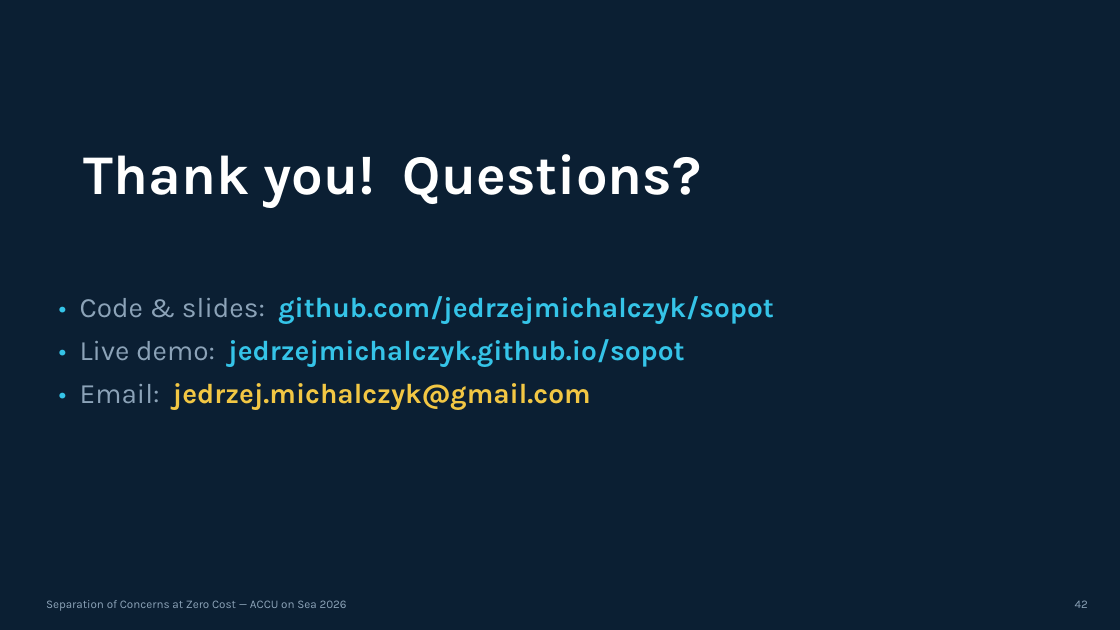
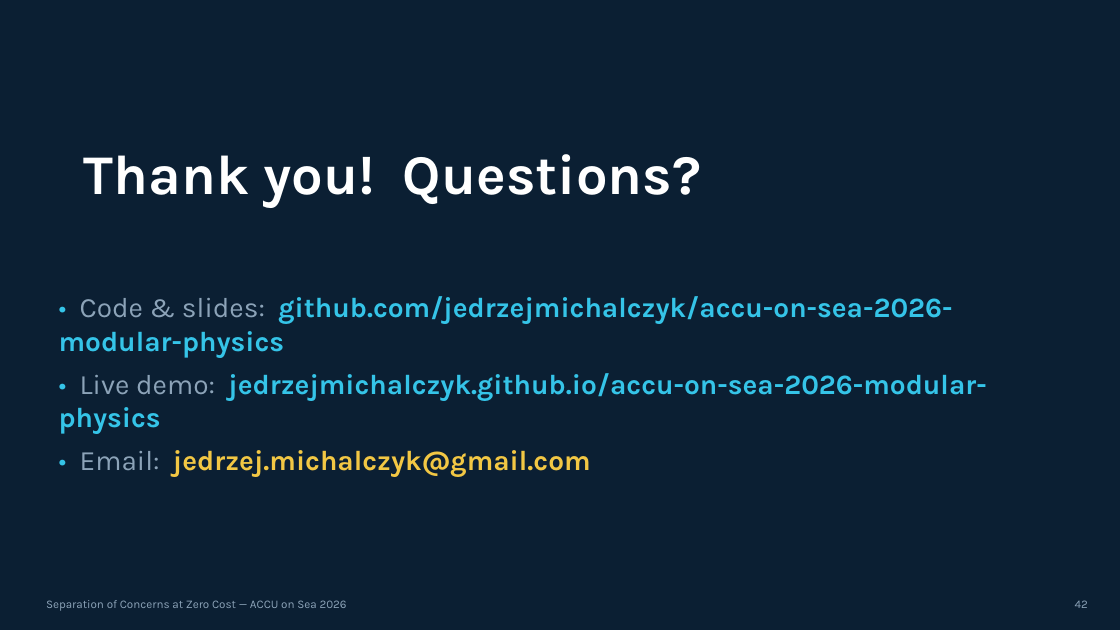
Before and after one commit to jedrzejmichalczyk/accu-on-sea-2026-modular-physics, a slide deck: slide 42 of slides/ACCU-Separation-of-Concerns-at-Zero-Cost.pptx. Drawn at 1120x630 pixels with LibreOffice and Linux fonts; fonts in the diff are those of the drawing. Boxes give left, top, right and bottom in pixels: in the first picture for what was removed or moved away, otherwise in the second. Text is boxed around its words. In the diff, an @@ line names an element or a change of style, - is before the commit and + after.

```diff
--- a/slides/ACCU-Separation-of-Concerns-at-Zero-Cost.pptx
+++ b/slides/ACCU-Separation-of-Concerns-at-Zero-Cost.pptx
@@ text at box(59, 296, 986, 434): text changed @@
-• Code & slides: github.com/jedrzejmichalczyk/sopot
-• Live demo: jedrzejmichalczyk.github.io/sopot
+• Code & slides: github.com/jedrzejmichalczyk/accu-on-sea-2026-modular-physics
+• Live demo: jedrzejmichalczyk.github.io/accu-on-sea-2026-modular-physics
```
Also in this commit, not shown: 3 other slides changed, 1 slide added, 1 slide removed, 1 other file.
